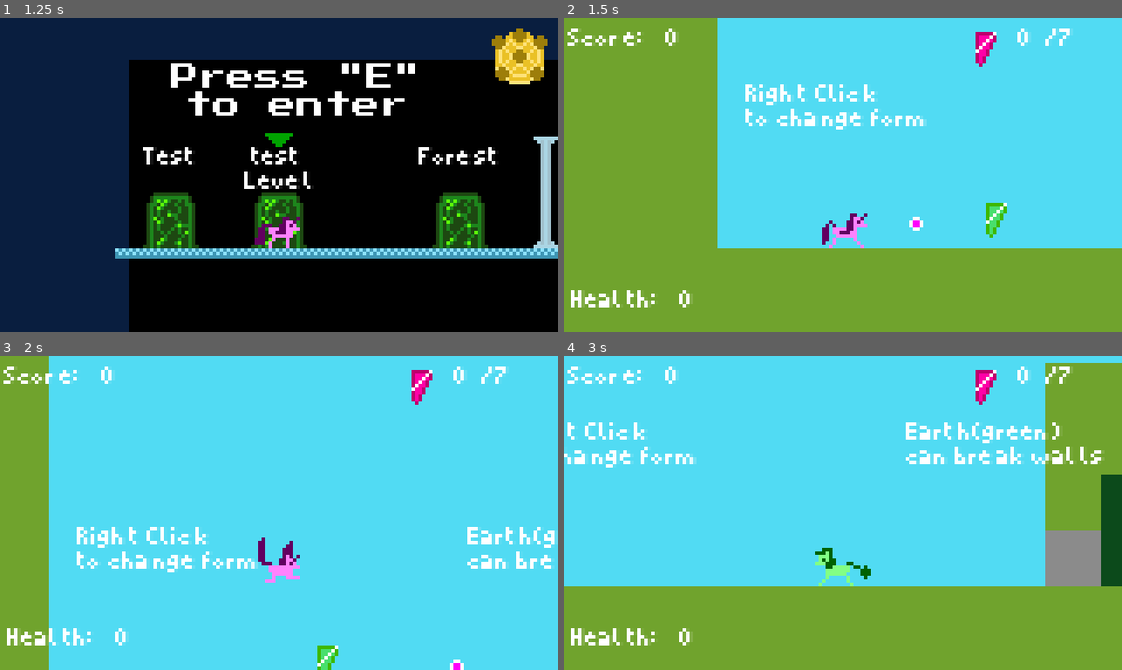
Above: before the commit, frames 1-4 (two rows, left to right).
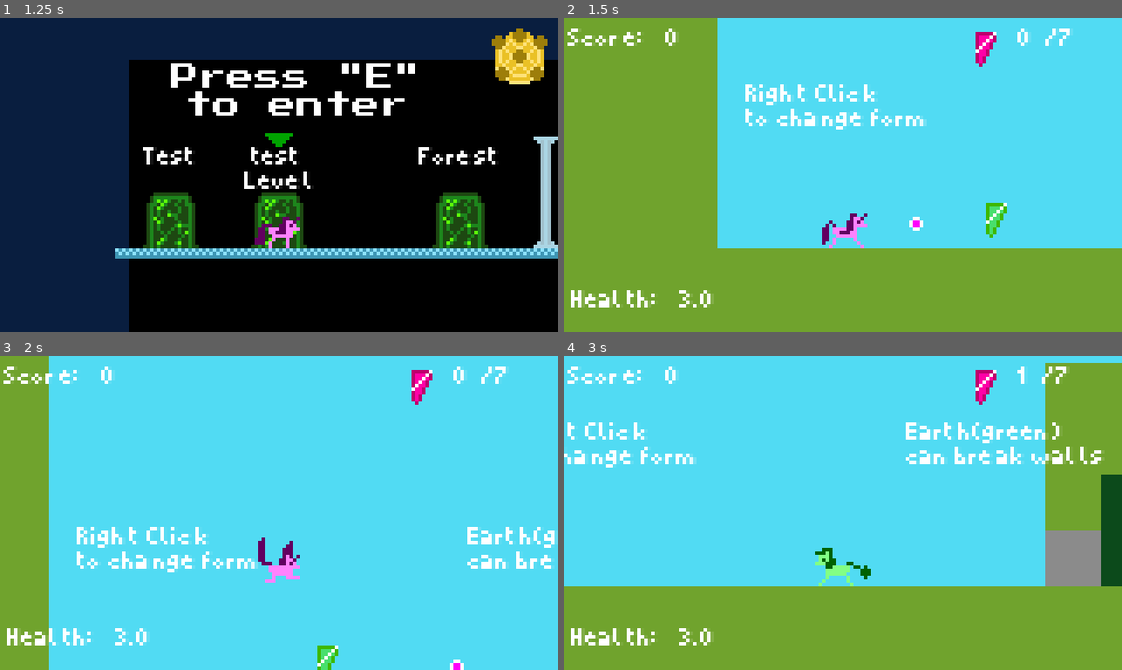
Above: after the commit, the same moments.

Repository: 100-Devs-1-Game/8bitPony
Game: Godot game, scene res://Scenes/Rooms/main_menu.tscn
Same seed, same stepped clock (60 frames per second), same inputs: the game is played once before the commit and once after it. Sound files missing from this copy of the repository are replaced by a short silence.
Inputs (mouse positions are in pixels of both pictures, inside the frame that each line leads up to):
- Up to frame 1 (1.25 s): click "Start Game" at 0.5 s
- Up to frame 2 (1.5 s): tap E (Interact) at 1.25 s; move the mouse to (965, 159) at 1.27 s; press the mouse at (965, 159) at 1.28 s; hold D (Right) from 1.28 s (still down)
- Up to frame 3 (2 s): keep holding D (Right); tap Space (Jump) at 1.52 s
- Up to frame 4 (3 s): tap Enter at 2, 2.75 s; move the mouse to (731, 528) at 2.02 s; release the mouse at (731, 528) at 2.03 s; right-click (731, 528) at 2.1 s; tap Space (Jump) at 2.27 s; move the mouse to (898, 443) at 2.77 s; release D (Right) at 2.78 s; hold A (Left) from 2.78 s (still down); hold E (Interact) from 2.78 s (still down)

Frame 1 is identical in both runs. In frame 2, 0.1% of the frame differs, in the area x 20-27%, y 86-93%; in frame 3, 0.1%; in frame 4, 0.4%, in the area x 20-92%, y 3-93%.
Error before the commit: Invalid access to property or key 'score' on a base object of type 'Nil'. (res://Scenes/HUD/hud.gd:9)
Error after the commit: Invalid access to property or key 'current_scene' on a base object of type 'Nil'. (res://Scenes/Characters/Player/player.gd:239)

Commit message:
Removed need for root scene

Diff:
--- a/src/Scenes/HUD/hud.gd
+++ b/src/Scenes/HUD/hud.gd
@@ -6,15 +6,17 @@
 
 
 func _ready() -> void:
-	score.value = Global.player.score
+	score.value = Global.score
 
-	health.value = Global.player.health
-	Global.player.score_changed.connect(_on_score_changed)
+	health.value = Global.health
+	Global.health_changed.connect(_on_health_changed)
+
+	Global.score_changed.connect(_on_score_changed)
 	Global.shard_value_changed.connect(_on_shard_changed)
-	Global.player.health_changed.connect(_on_health_changed)
 
-	#Get shart counter from parent Level
-	#level_shards.value = Global.shard_counter
+
+
+
 
 
 func _on_score_changed(new_score: int):
